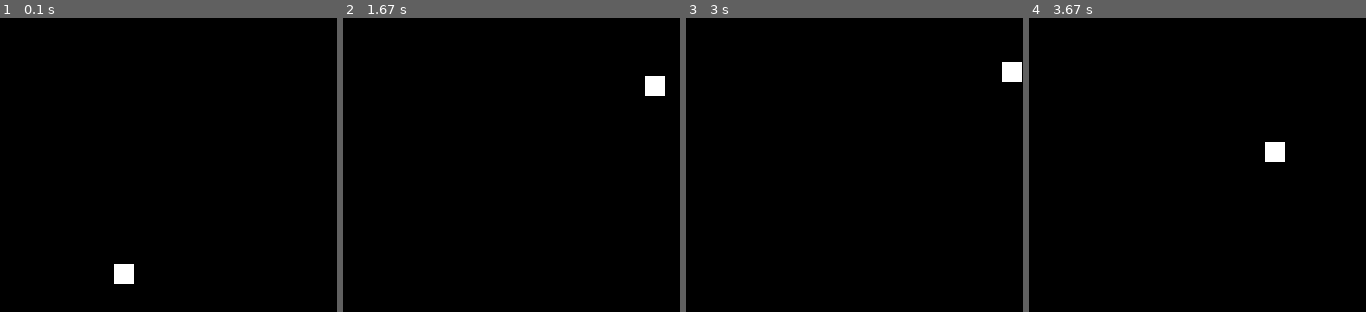
Above: before the commit, frames 1-4 (left to right).
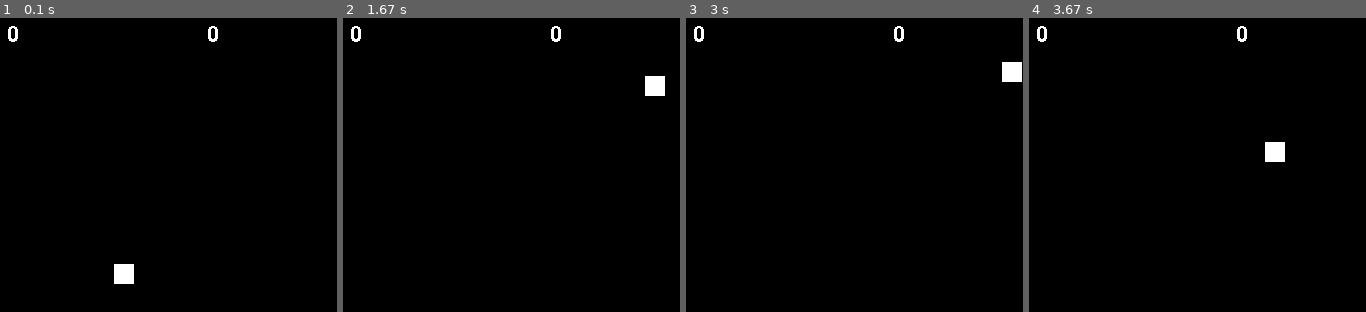
Above: after the commit, the same moments.

Repository: Quantum0109/pong.py
Game: pygame game, started from pygame/main.py
Same seed, same stepped clock (60 frames per second), same inputs: the game is played once before the commit and once after it.
Inputs:
- Up to frame 1 (0.1 s): no input
- Up to frame 2 (1.67 s): hold Up 0.33-0.8 s; hold Down 0.83-1.13 s; hold Up 1.17-1.53 s; hold Down from 1.57 s (still down)
- Up to frame 3 (3 s): release Down at 1.93 s; hold Up 1.97-2.27 s; hold Down 2.3-2.6 s; hold Up from 2.63 s (still down)
- Up to frame 4 (3.67 s): release Up at 3 s; hold Down 3.03-3.4 s; hold Up from 3.43 s (still down)
The pictures show only the part of the screen within x 37-87%, y 6-56%; the shares and areas given below are measured in that part.

The runs differ from the first frame. In frame 1, 0.2% of the frame differs, in the area x 2-65%, y 2-9%; in frame 2, 0.2%; in frame 3, 0.2%; in frame 4, 0.2%.

Commit message:
Add files via upload

Diff:
--- a/pygame/ball.py
+++ b/pygame/ball.py
@@ -1,11 +1,6 @@
-"""
-    очки на экране 2 штука
-    class Score(screen, owner, color, width, height)
-"""
-
 import pygame
-
-
+import random
+# https://sfbgames.itch.io/chiptone сайт с музыкой
 
 class Ball:
     def __init__(self,
@@ -46,3 +41,17 @@
         if self.rect.colliderect(player.rect) or self.rect.colliderect(opponent.rect):
             self.velocity_x *= -1
             self.velocity_y *= -1
+
+    def ball_to_center(self):
+        self.rect.centerx = self.screen_rect.centerx
+        self.rect.centery = self.screen_rect.centery
+        self.velocity_x *= random.choice((-1, -1))
+        self.velocity_y *= random.choice((-1, -1))
+
+    def goal(self, player_score, opponent_score):
+        if self.rect.left <= self.screen_rect.left:
+            opponent_score.score += 1
+            self.ball_to_center()
+        if self.rect.right >= self.screen_rect.right:
+            player_score.score += 1
+            self.ball_to_center()
--- a/pygame/main.py
+++ b/pygame/main.py
@@ -1,6 +1,7 @@
 import pygame
 from player import Player
 from ball import Ball
+from score import Score
 
 WIDTH = 800
 HEIGHT = 600
@@ -13,6 +14,13 @@
 player = Player(screen, centerx=100)
 opponent = Player(screen, centerx=700, is_auto=True)
 ball = Ball(screen)
+player_score = Score(screen, owner=player, centerx=300)
+opponent_score = Score(screen, owner=opponent, centerx=500)
+
+pygame.mixer.music.load('Beethoven.ogg')
+pygame.mixer.music.play()
+
+sound1 = pygame.mixer.Sound('assets/1.wav')
 
 
 clock = pygame.time.Clock()
@@ -35,7 +43,12 @@
     opponent.control(keys, ball)
     opponent.draw()
     ball.draw()
+    ball.goal(player_score, opponent_score)
+    player_score.draw()
+    opponent_score.draw()
     ball.movement(player, opponent)
+    player_score.update()
+    opponent_score.update()
     all_sprites.update()
     all_sprites.draw(screen)
     pygame.display.flip()
--- /dev/null
+++ b/pygame/score.py
@@ -0,0 +1,36 @@
+import pygame
+
+
+pygame.font.init()
+myfont = pygame.font.Font('assets/PressStart2P.ttf', 32)
+
+class Score:
+    def __init__(
+        self,
+        screen,
+        color=(255, 255, 255),
+        centerx=100,
+        centery=50,
+        owner=None,
+        score=0
+    ):
+        self.screen = screen
+        self.screen_rect = screen.get_rect()
+        self.color = color
+        self.owner = owner
+        self.score = score
+        self.image = myfont.render(str(self.score), False, self.color)
+        self.rect = self.image.get_rect()
+        self.rect.centerx = centerx
+        self.rect.centery = centery
+
+
+    def draw(
+        self
+    ):
+        self.screen.blit(self.image, self.rect)
+
+    def update(
+        self,
+    ):
+        self.image = myfont.render(str(self.score), False, self.color)
